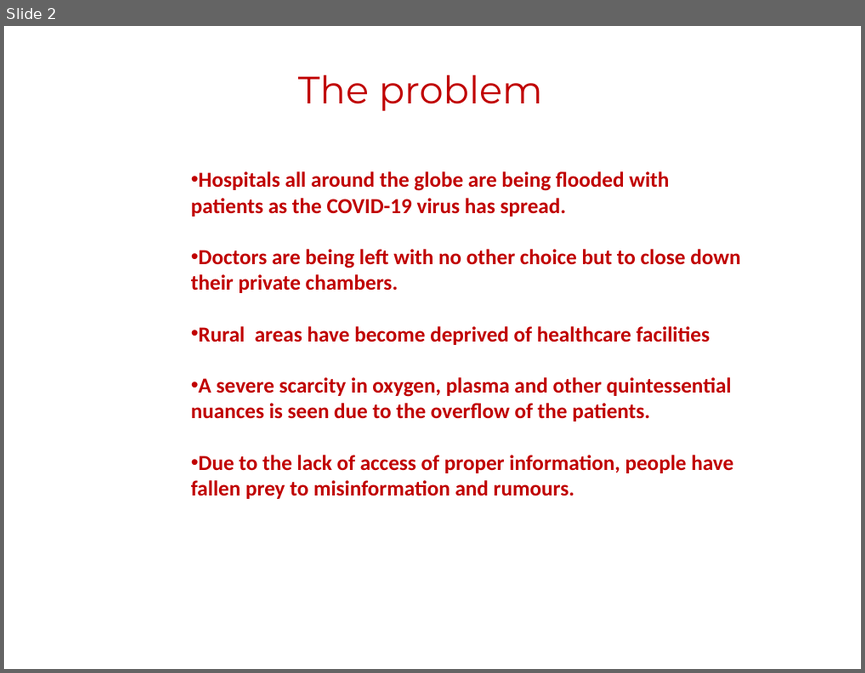
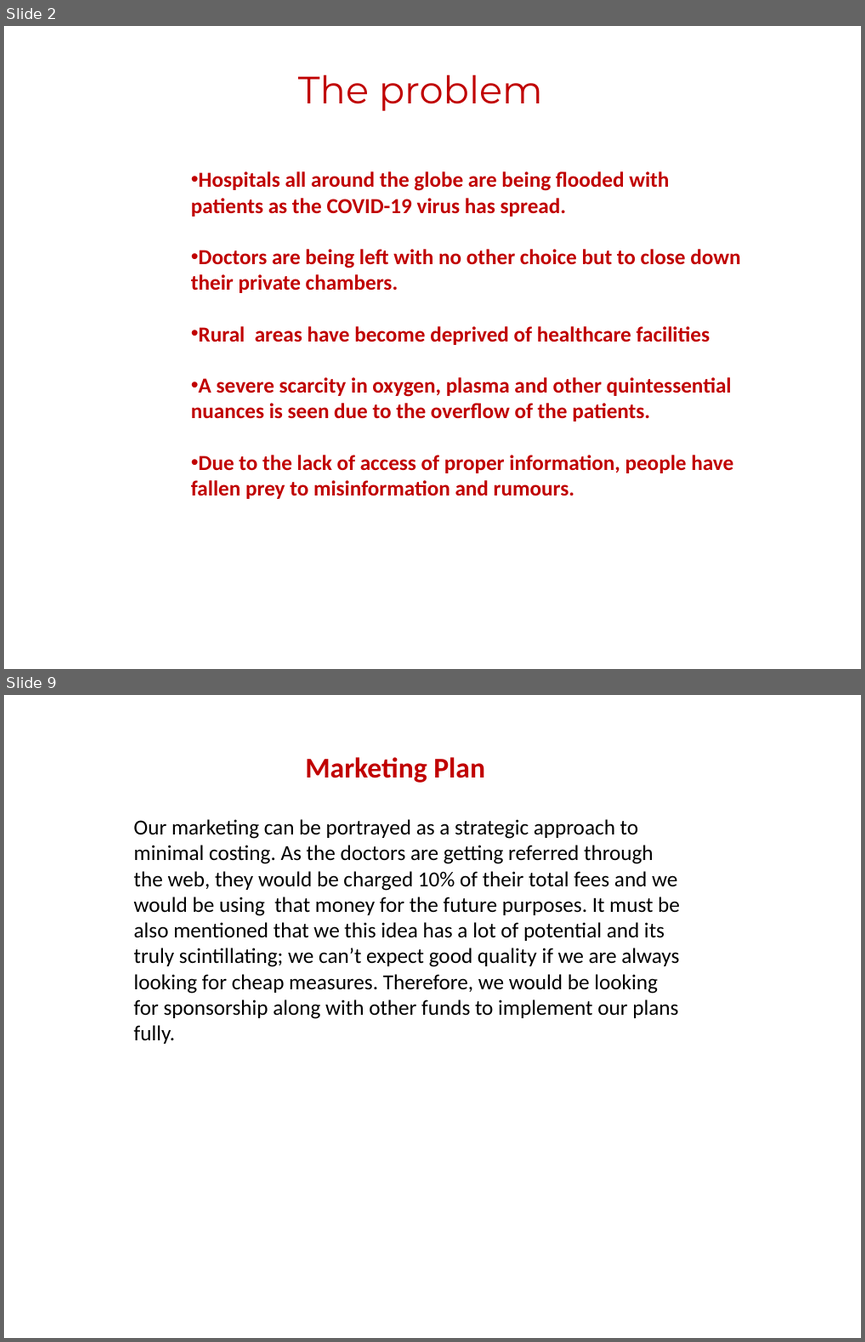
Before and after one commit to zhalok/HackNSU3_APLOMB, a slide deck: Healthcare Comrade.pptx. Shown one above the other, each under a label of ours: slide 2 before the commit, slides 2 and 9 after it; the slides between them are not shown. The pictures are 865x673 and 865x1342 pixels, drawn with LibreOffice and Linux fonts; fonts in the diff are those of the drawing; background and template pictures are left out. Boxes give left, top, right and bottom in pixels: in the first picture for what was removed or moved away, otherwise in the second. Text is boxed around its words. In the diff, an @@ line names an element or a change of style, - is before the commit and + after.

```diff
--- a/Healthcare Comrade.pptx
+++ b/Healthcare Comrade.pptx
@@ slide 9 added at (4,695,861,1338), background picture (left out) @@
@@ text added at (305,757,485,783), 24 pt, text #C00000, bold @@
+Marketing Plan
@@ text added at (134,819,680,1043), 18 pt, text #000000 @@
+Our marketing can be portrayed as a strategic approach to minimal costing. As the doctors are getting referred through the web, they would be charged 10% of their total fees and we would be using that money for the future purposes. It must be also mentioned that we this idea has a lot of potential and its truly scintillating; we can’t expect good quality if we are always looking for cheap measures. Therefore, we would be looking for sponsorship along with other funds to implement our plans fully.
```
Also in this commit, not shown: 2 slides changed, 5 other slides added, 1 other file.
